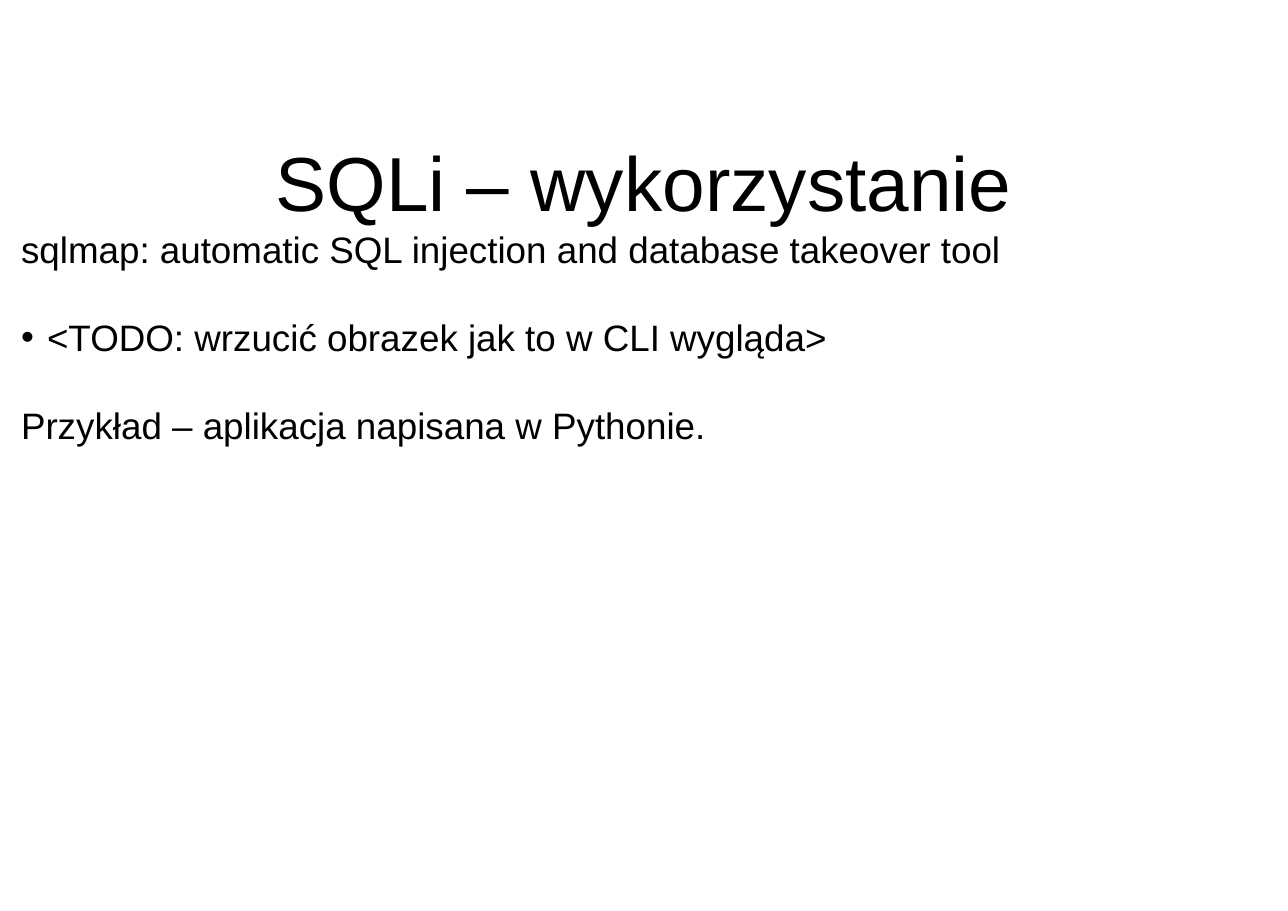
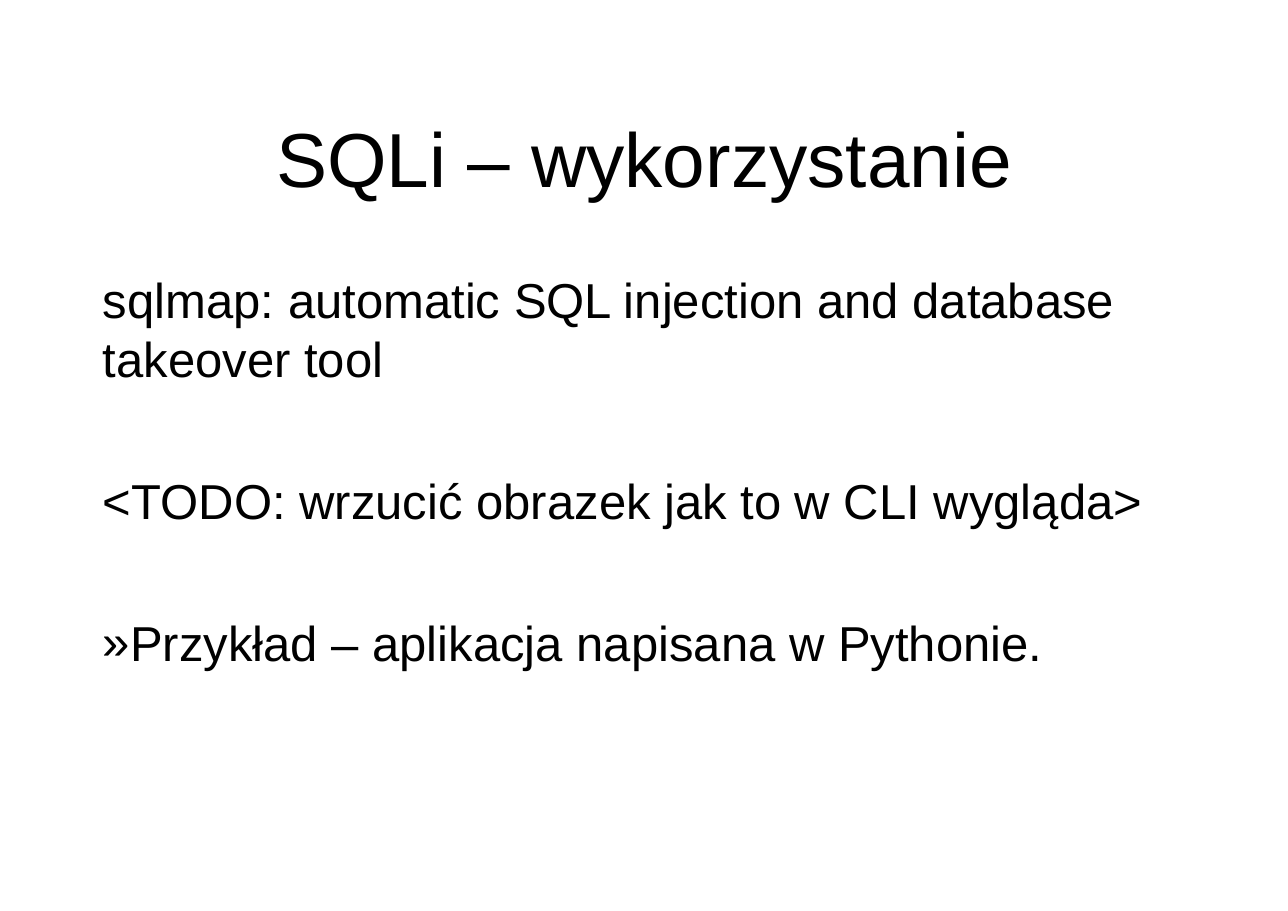
Before and after one commit to disconnect3d/websec_presentation, a slide deck: slide 4 of websec.ppt. Drawn at 1288x911 pixels with LibreOffice and Linux fonts; fonts in the diff are those of the drawing; background and template pictures are left out. Boxes give left, top, right and bottom in pixels: in the first picture for what was removed or moved away, otherwise in the second. Text is boxed around its words. In the diff, an @@ line names an element or a change of style, - is before the commit and + after.

Commit message:
PPT file cleanup & formatting

```diff
--- a/websec.ppt
+++ b/websec.ppt
@@ title "SQLi – wykorzystanie" moved from (x1=276, y1=155, x2=1012, y2=225) to (x1=276, y1=131, x2=1012, y2=201) @@
@@ text "sqlmap: automatic SQL injection and ..." moved from (x1=21, y1=236, x2=1000, y2=447) to (x1=103, y1=282, x2=1142, y2=671) @@
@@ text "sqlmap: automatic SQL injection and ..." at (x1=103, y1=282, x2=1142, y2=671): size 24 to 32 pt; more space between paragraphs; bullet • to none; bullet none to » @@
```
Also in this commit, not shown: 7 other slides changed, 1 slide added.
